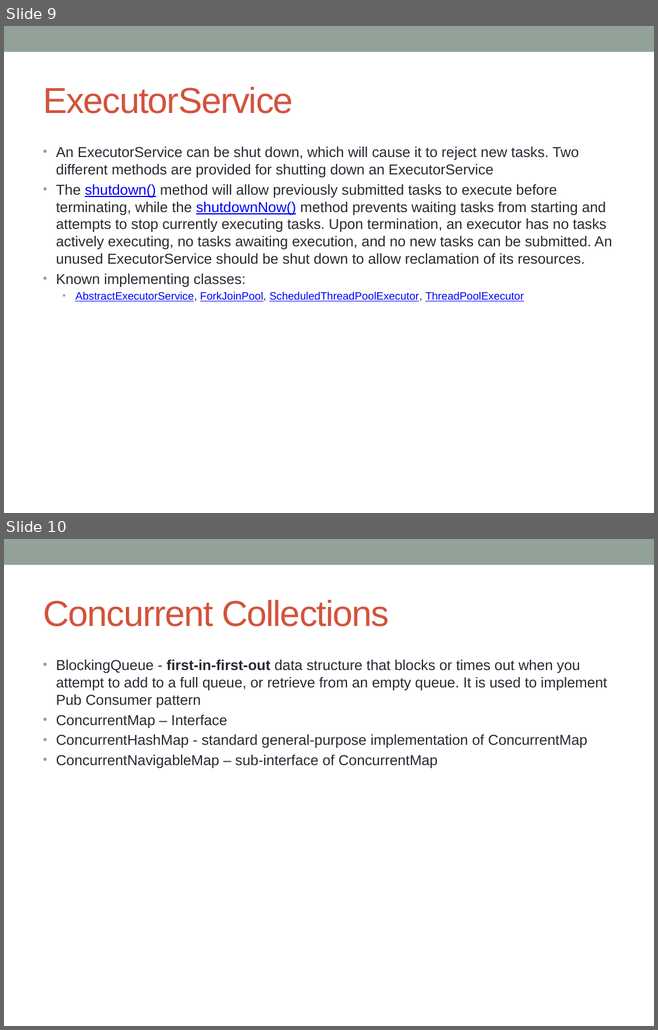
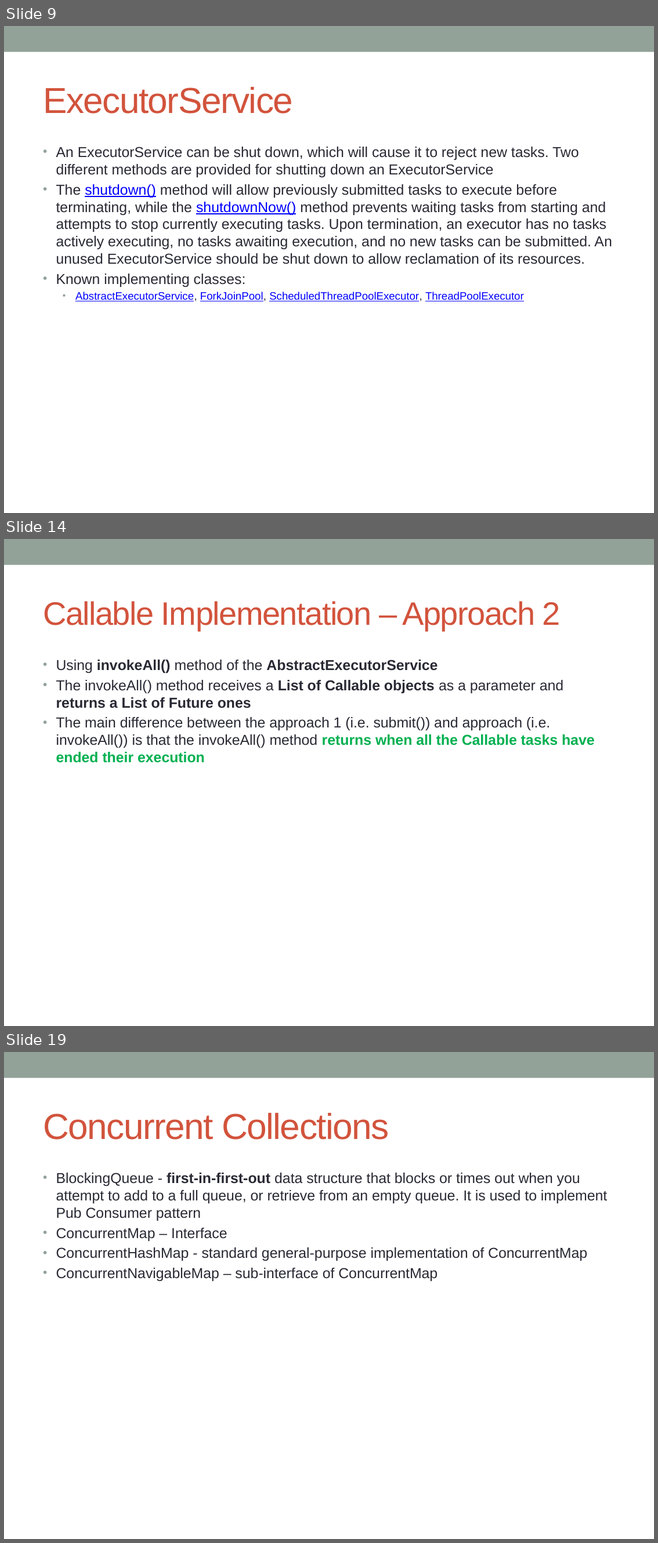
Before and after one commit to notionquest/ProjectDocumentation, a slide deck: MultiThreading.pptx. Shown one above the other, each under a label of ours: slides 9 and 10 before the commit, slides 9, 14 and 19 after it; the slides between them are not shown. The pictures are 658x1030 and 658x1543 pixels, drawn with LibreOffice and Linux fonts; fonts in the diff are those of the drawing. Boxes give left, top, right and bottom in pixels: in the first picture for what was removed or moved away, otherwise in the second. Text is boxed around its words. In the diff, an @@ line names an element or a change of style, - is before the commit and + after.

Commit message:
Executor in detail, Future and Callable difference

```diff
--- a/MultiThreading.pptx
+++ b/MultiThreading.pptx
@@ slide 14 added at (4,539,654,1026), background #FFFFFF; not listed: 1 template element that a slide beside it also shows @@
@@ title added at (43,601,560,631), 36 pt, text #D2533C @@
+Callable Implementation – Approach 2
@@ text added at (56,660,594,763), 16 pt, text #292934 @@
+• Using invokeAll() method of the AbstractExecutorService
+• The invokeAll() method receives a List of Callable objects as a parameter and returns a List of Future ones
+• The main difference between the approach 1 (i.e. submit()) and approach (i.e. invokeAll()) is that the invokeAll() method returns when all the Callable tasks have ended their execution
@@ what was slide 10 is now slide 19 @@
```
Also in this commit, not shown: 8 other slides added.
